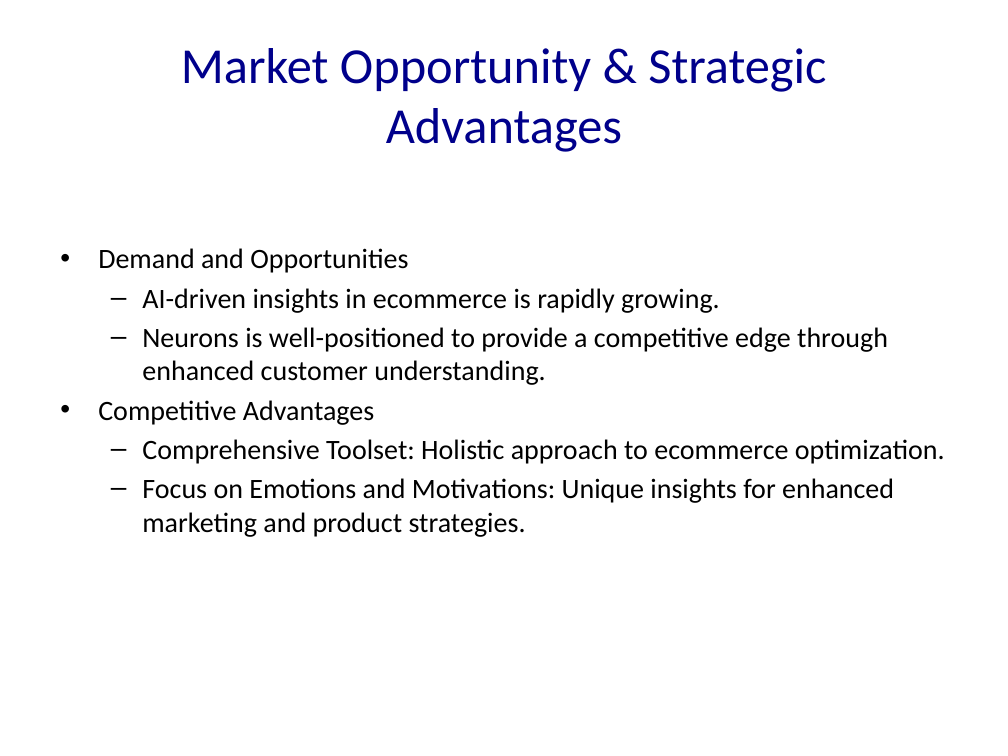
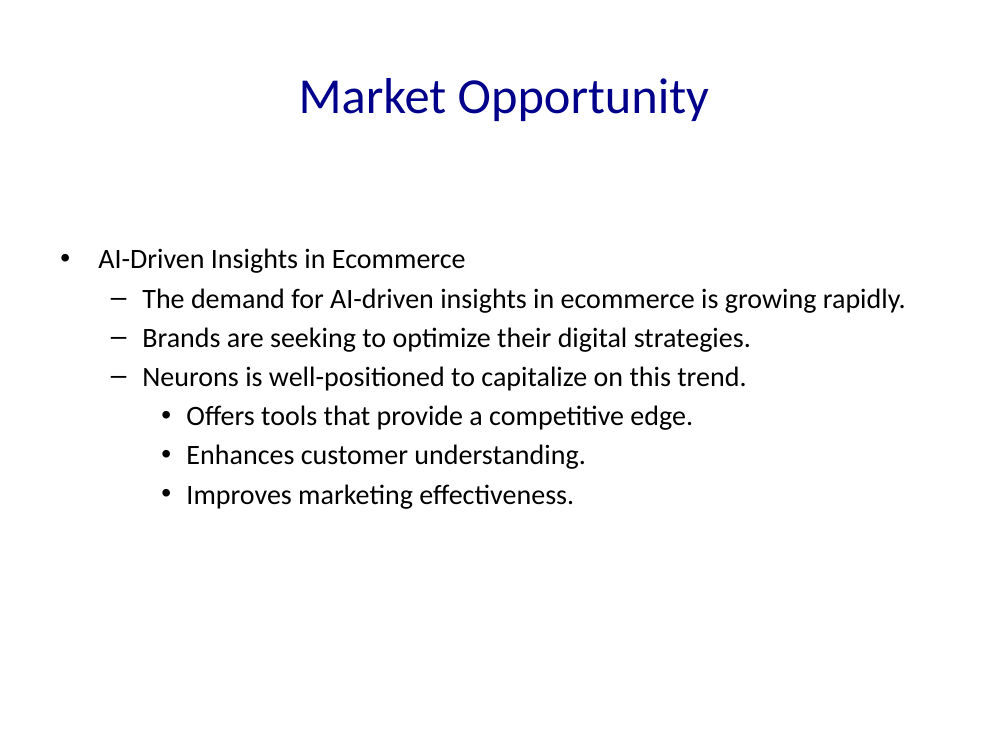
Before and after one commit to Frank-Gu-81/slides_autogeneration, a slide deck: slide 10 of Neuron_Solutions_Presentation.pptx (slide 5 before the commit). Drawn at 1008x756 pixels with LibreOffice and Linux fonts; fonts in the diff are those of the drawing. Boxes give left, top, right and bottom in pixels: in the first picture for what was removed or moved away, otherwise in the second. Text is boxed around its words. In the diff, an @@ line names an element or a change of style, - is before the commit and + after.

```diff
--- a/Neuron_Solutions_Presentation.pptx
+++ b/Neuron_Solutions_Presentation.pptx
@@ title at box(299, 78, 709, 121): text changed @@
-Market Opportunity & Strategic Advantages
+Market Opportunity
@@ text at box(98, 248, 906, 509): text changed @@
-• Demand and Opportunities
-  – AI-driven insights in ecommerce is rapidly growing.
-  – Neurons is well-positioned to provide a competitive edge through enhanced customer understanding.
-• Competitive Advantages
-  – Comprehensive Toolset: Holistic approach to ecommerce optimization.
-  – Focus on Emotions and Motivations: Unique insights for enhanced marketing and product strategies.
+• AI-Driven Insights in Ecommerce
+  – The demand for AI-driven insights in ecommerce is growing rapidly.
+  – Brands are seeking to optimize their digital strategies.
+  – Neurons is well-positioned to capitalize on this trend.
+    • Offers tools that provide a competitive edge.
+    • Enhances customer understanding.
+    • Improves marketing effectiveness.
```
Also in this commit, not shown: 8 other slides changed, 48 slides added, 8 other files.
